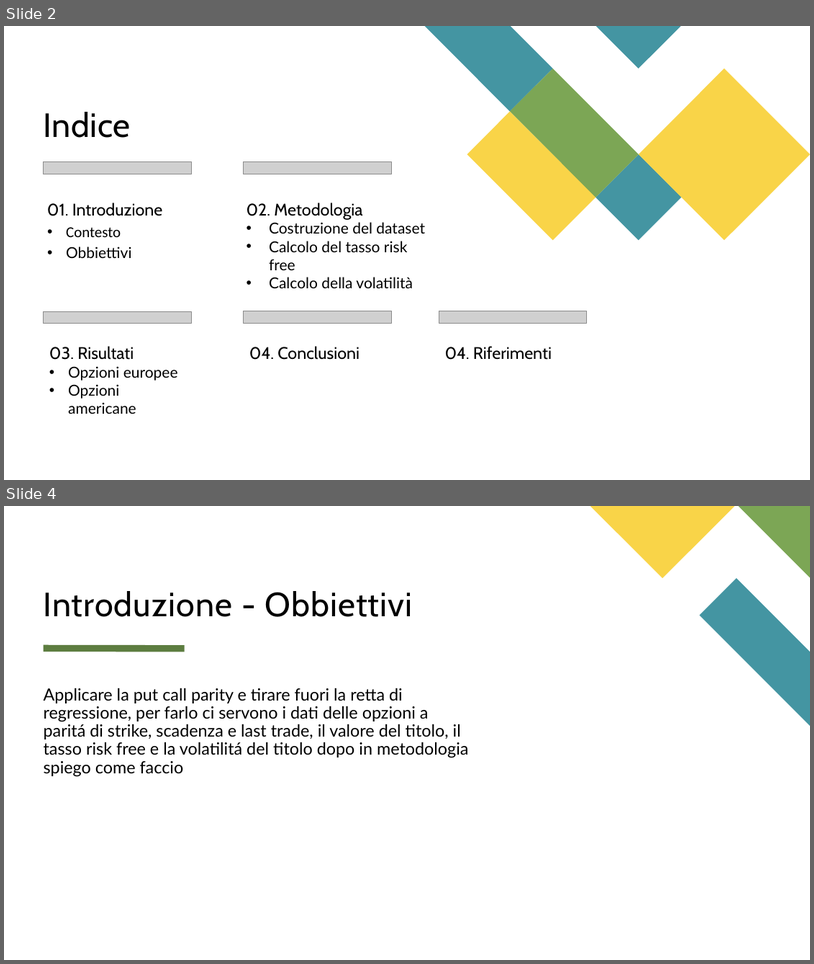
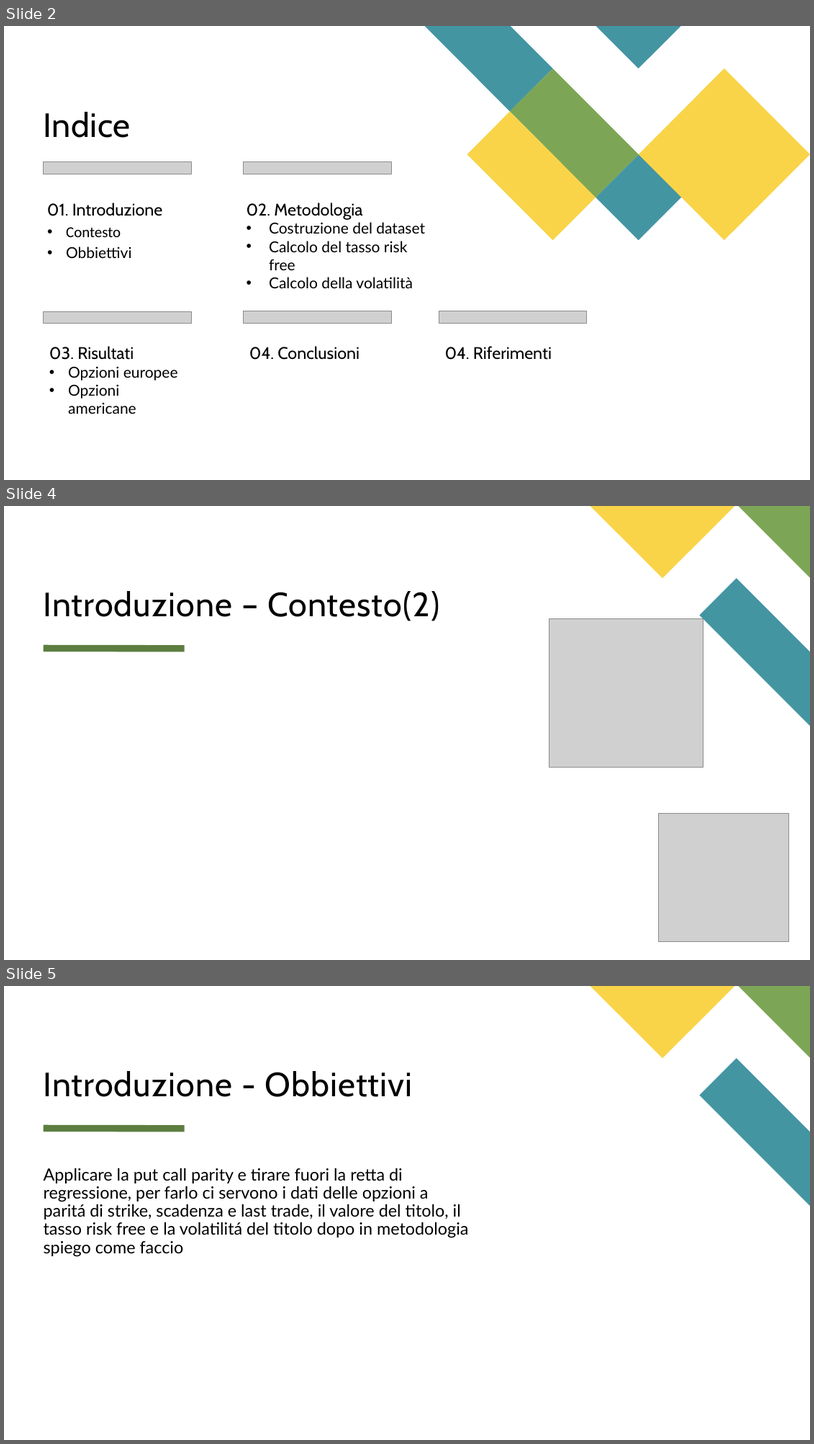
Before and after one commit to matteo-conti-97/MPSMF_Project, a slide deck: presentazione.pptx. Shown one above the other, each under a label of ours: slides 2 and 4 before the commit, slides 2, 4 and 5 after it; the slides between them are not shown. The pictures are 814x964 and 814x1444 pixels, drawn with LibreOffice and Linux fonts; fonts in the diff are those of the drawing; grey boxes stand for pictures. Boxes give left, top, right and bottom in pixels: in the first picture for what was removed or moved away, otherwise in the second. Text is boxed around its words. In the diff, an @@ line names an element or a change of style, - is before the commit and + after.

Commit message:
Presentazione intro-contesto

```diff
--- a/presentazione.pptx
+++ b/presentazione.pptx
@@ slide 4 added at box(4, 506, 810, 960), background #FFFFFF; not listed: 4 template elements that a slide beside it also shows @@
@@ title added at box(44, 591, 440, 621), 40 pt, text #000000 @@
+Introduzione – Contesto(2)
@@ picture added at box(550, 619, 704, 767) @@
@@ picture added at box(659, 813, 790, 942) @@
@@ what was slide 4 is now slide 5 @@
```
Also in this commit, not shown: 1 other slide added, 1 slide removed.
